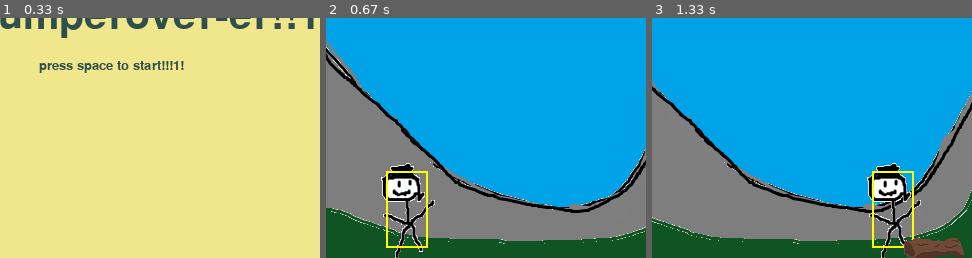
Above: before the commit, frames 1-3 (left to right).
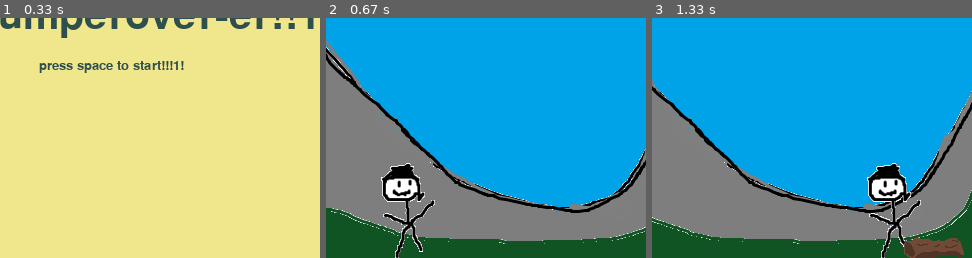
Above: after the commit, the same moments.

Repository: EnragedBread/how_to_pygame
Game: pygame game, started from main.py
Two runs of this game, one before a commit and one after it. Both use one fixed random seed, a clock stepped at 60 frames per second and the inputs below.
Inputs:
- Up to frame 1 (0.33 s): no input
- Up to frame 2 (0.67 s): tap Space at 0.33 s
- Up to frame 3 (1.33 s): hold Right 0.67-1.13 s
The pictures show only the part of the screen within x 32-82%, y 50-100%; the shares and areas given below are measured in that part.

Frame 1 is identical in both runs. In frame 2, 0.6% of the frame differs, in the area x 18-32%, y 63-96%; in frame 3, 0.6%.

Commit message:
use masks instead of a rectangular hitbox

Diff:
--- a/game_scene.py
+++ b/game_scene.py
@@ -63,5 +63,5 @@
         for background in self.backgrounds:
             background.update()
 
-        if pygame.sprite.spritecollideany(self.player.hitbox, self.obstacles):
+        if pygame.sprite.spritecollideany(self.player, self.obstacles, pygame.sprite.collide_mask):
             self.collision = True
--- a/hitbox.py
+++ /dev/null
@@ -1,14 +0,0 @@
-import pygame
-
-class Hitbox(pygame.sprite.Sprite):
-    def __init__(self, player):
-        self.player = player
-        player_rect = self.player.rect
-        self.rect = pygame.Rect(player_rect.x + 10, player_rect.y + 10, player_rect.width - 20, player_rect.height -  20)
-
-    def update(self):
-        player_rect = self.player.rect
-        self.rect = pygame.Rect(player_rect.x + 10, player_rect.y + 10, player_rect.width - 20, player_rect.height -  20)
-
-    def render(self, screen):
-        pygame.draw.rect(screen, pygame.Color('yellow'), self.rect, 2)
--- a/lumber.py
+++ b/lumber.py
@@ -13,6 +13,8 @@
         self.rect.bottomleft = (SCREEN_WIDTH, SCREEN_HEIGHT)
         self.speed = -5
 
+        self.mask = pygame.mask.from_surface(self.surf)
+
     def render(self, screen):
         screen.blit(self.surf, self.rect)
 
--- a/player.py
+++ b/player.py
@@ -2,7 +2,6 @@
 from pygame.locals import K_w, K_s, K_a, K_d, K_SPACE, K_LEFT, K_RIGHT, RLEACCEL
 
 from constants import SCREEN_WIDTH, SCREEN_HEIGHT
-from hitbox import Hitbox
 
 class Player(pygame.sprite.Sprite):
     def __init__(self):
@@ -19,11 +18,10 @@
         self.speed_y = 0
         self.jumping = False
         self.gravity = 5
-        self.hitbox = Hitbox(self)
+        self.mask = pygame.mask.from_surface(self.surf)
 
     def render(self, screen):
         screen.blit(self.surf, self.rect)
-        self.hitbox.render(screen)
 
     def handle_keys(self, keys):
         if keys[K_a] or keys[K_LEFT]:
@@ -50,5 +48,3 @@
         if self.rect.bottom >= SCREEN_HEIGHT:
             self.rect.bottom = SCREEN_HEIGHT
             self.jumping = False
-
-        self.hitbox.update()
--- a/raindrop.py
+++ b/raindrop.py
@@ -19,6 +19,8 @@
         )
         self.speed = random.randint(5, 10)
 
+        self.mask = pygame.mask.from_surface(self.surf)
+
     def render(self, screen):
         screen.blit(self.surf, self.rect)
 
